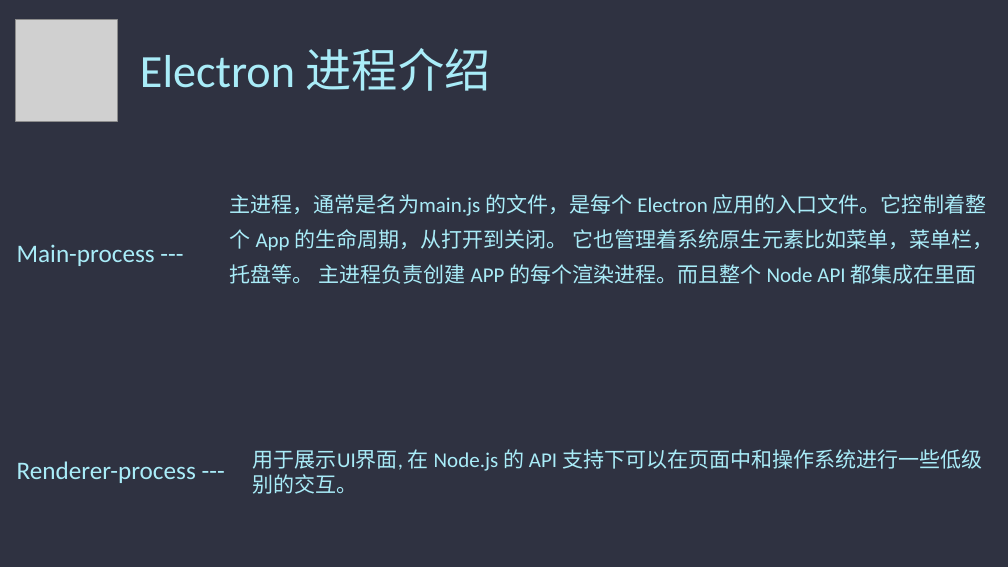
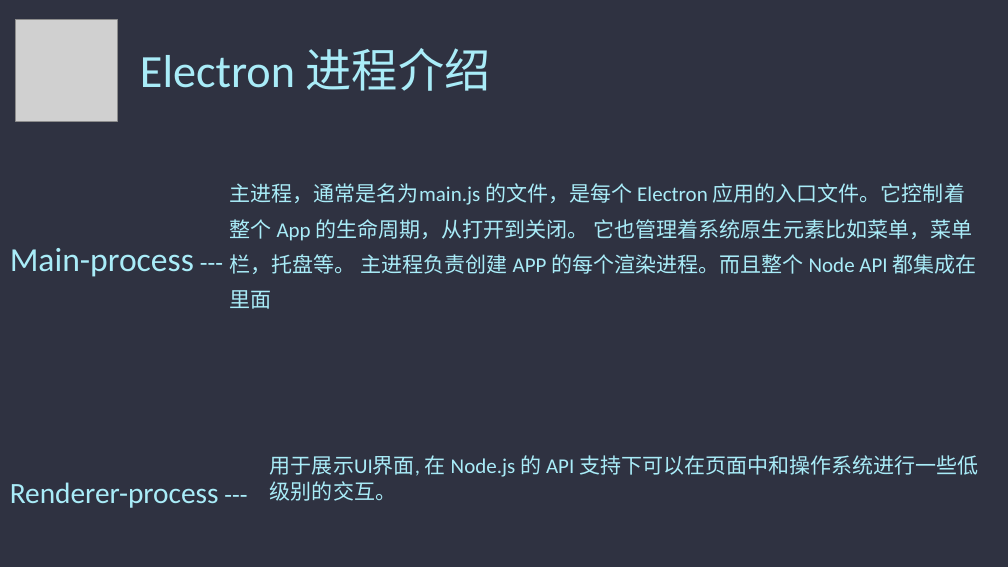
Before and after one commit to admiral20/electron-quick-start, a slide deck: slide 6 of ppt/electron.pptx. Drawn at 1008x567 pixels with LibreOffice and Linux fonts; fonts in the diff are those of the drawing; grey boxes stand for pictures. Boxes give left, top, right and bottom in pixels: in the first picture for what was removed or moved away, otherwise in the second. Text is boxed around its words. In the diff, an @@ line names an element or a change of style, - is before the commit and + after.

```diff
--- a/ppt/electron.pptx
+++ b/ppt/electron.pptx
@@ text "Main-process ---": place and size @@
-text "Main-process ---" at (17,244,196,483)
+text "Main-process ---" at (10,248,219,508)
@@ text "Main-process ---" at (10,248,219,508): size 24 to 32 pt in "Main-process"; size 24 to 28 pt in "Renderer-process" @@
@@ text "主进程，通常是名为main.js 的文件，是每个 Electron 应用的入口文件。它控制着整个 App ..." rewrapped from (230,194,994,284) to (230,183,977,309) @@
@@ text "用于展示UI界面, 在 Node.js 的 API ..." rewrapped from (253,449,983,494) to (270,455,979,501) @@
```
Also in this commit, not shown: 4 other slides changed, 1 other file.
